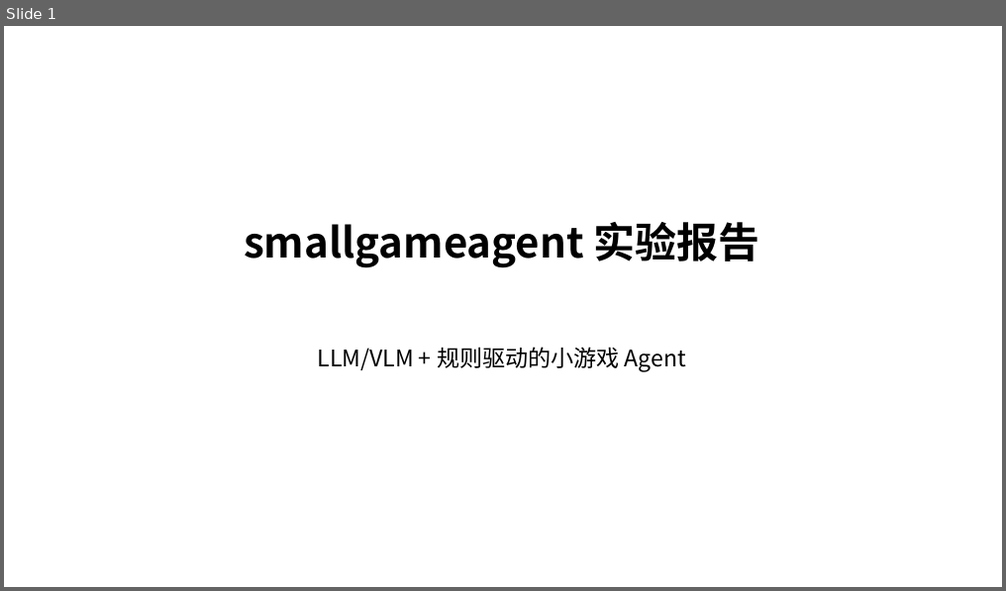
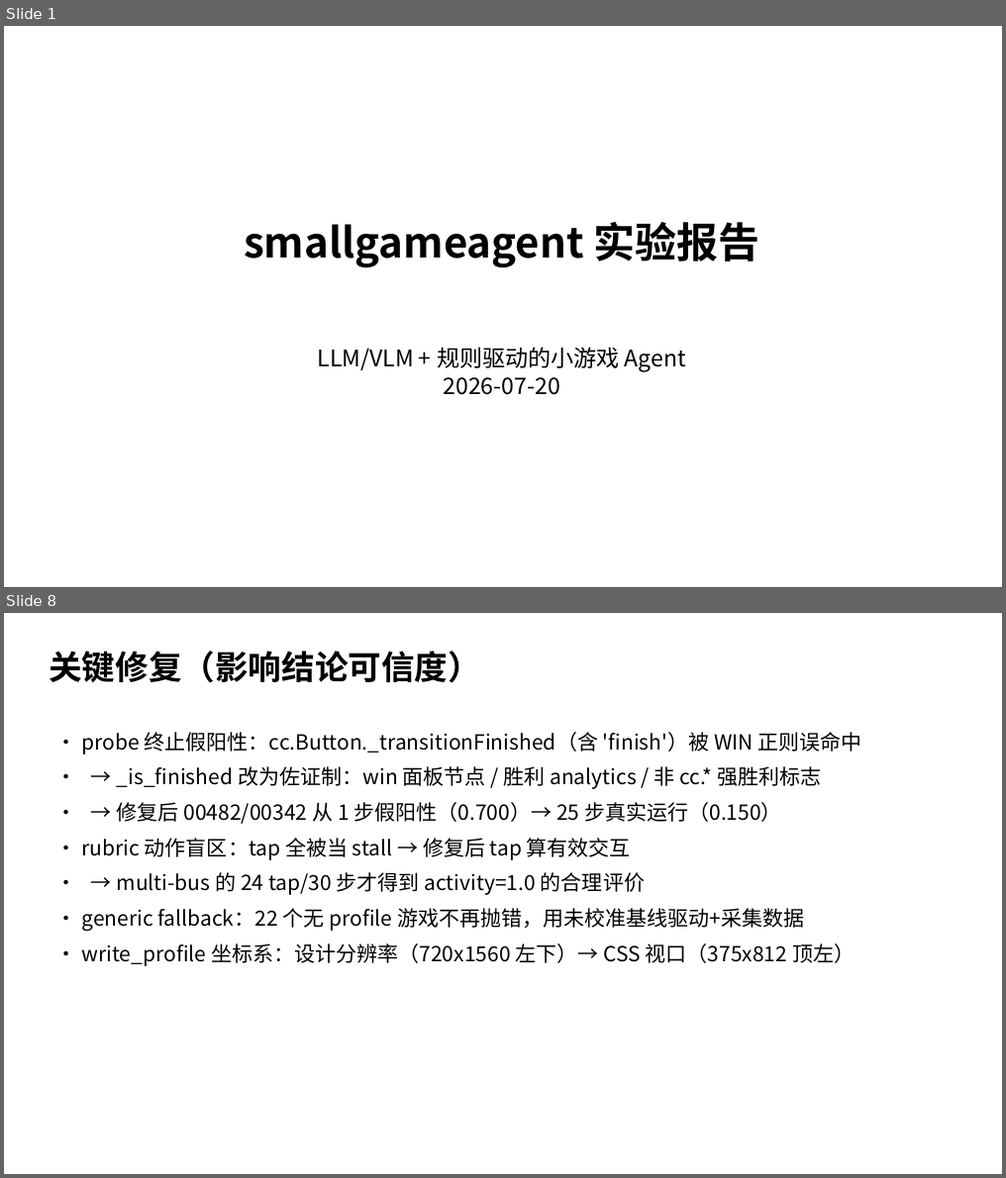
Before and after one commit to tzhazuma/smallgameagent, a slide deck: reports/smallgameagent_report.pptx. Shown one above the other, each under a label of ours: slide 1 before the commit, slides 1 and 8 after it; the slides between them are not shown. The pictures are 1006x591 and 1006x1178 pixels, drawn with LibreOffice and Linux fonts; fonts in the diff are those of the drawing. Boxes give left, top, right and bottom in pixels: in the first picture for what was removed or moved away, otherwise in the second. Text is boxed around its words. In the diff, an @@ line names an element or a change of style, - is before the commit and + after.

Commit message:
feat: rewrite PPT with accurate latest experiment results (visual-verified)
- Rewrote write_pptx() from hardcoded outdated content to accurate 11-slide presentation:
  1. Title + date
  2. One-page conclusions (multi-bus + memory readback = 0.300)
  3. Agent architecture (L0 rule + AgentBus + StrategyMemory + HierarchicalPlanner)
  4. Memory readback A/B table (0.150→0.300, wm_violations 3→0)
  5. Full game matrix table (108 runs, per-game per-mode composite)
  6. Game type classification (7A joystick + 15B tap-to-move, 8/15 B reach 0.300)
  7. Cloud API vs local VLM comparison table
  8. Key fixes (probe completion false-positive, rubric tap counting, generic fallback)
  9. L2 output contract fix + honest analysis (text-only API hallucinates coords)
  10. Training data table (24,496 samples = 15,083 + 9,413)
  11. Next steps (L2 v2 target-name approach, VLM for tap-only games, ssh5090 QLoRA)
- Visual inspection: all 11 slides verified via LibreOffice→PDF→PNG, content accurate, layout clean.
- PDF/PPT regenerated and copied to Windows Downloads.

```diff
--- a/reports/smallgameagent_report.pptx
+++ b/reports/smallgameagent_report.pptx
@@ slide 8 added at [4, 613, 1002, 1174], background #FFFFFF @@
@@ text added at [49, 651, 481, 683], 32 pt, text #000000, bold @@
+关键修复（影响结论可信度）
@@ text added at [81, 732, 862, 966], 20 pt, text #000000 @@
+• probe 终止假阳性：cc.Button._transitionFinished（含 'finish'）被 WIN 正则误命中
+• → _is_finished 改为佐证制：win 面板节点 / 胜利 analytics / 非 cc.* 强胜利标志
+• → 修复后 00482/00342 从 1 步假阳性（0.700）→ 25 步真实运行（0.150）
+• rubric 动作盲区：tap 全被当 stall → 修复后 tap 算有效交互
+• → multi-bus 的 24 tap/30 步才得到 activity=1.0 的合理评价
+• generic fallback：22 个无 profile 游戏不再抛错，用未校准基线驱动+采集数据
+• write_profile 坐标系：设计分辨率（720x1560 左下）→ CSS 视口（375x812 顶左）
@@ slide 1 changed as well @@
@@ text at [318, 347, 686, 395]: text changed @@
-LLM/VLM + 规则驱动的小游戏 Agent
+LLM/VLM + 规则驱动的小游戏 Agent
+2026-07-20
```
Also in this commit, not shown: 2 other slides changed, 7 other slides added, 8 slides removed, 2 other files.
